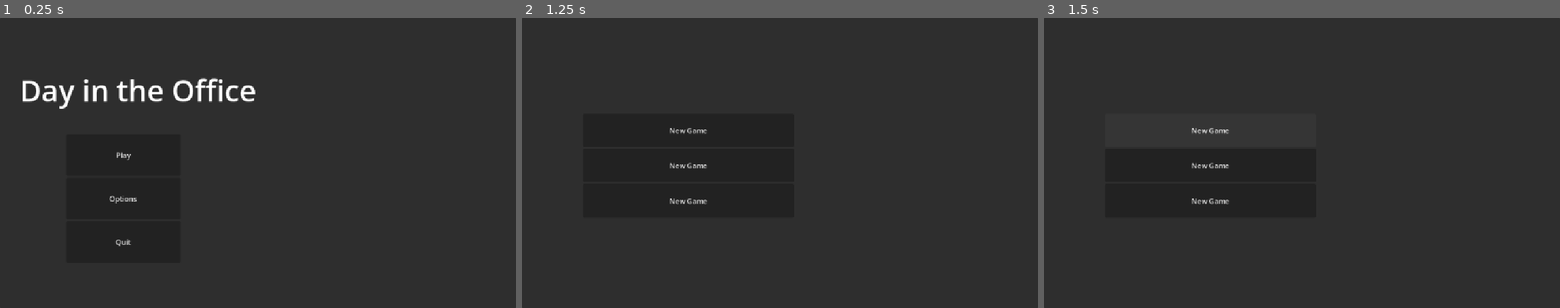
Above: before the commit, frames 1-3 (left to right).
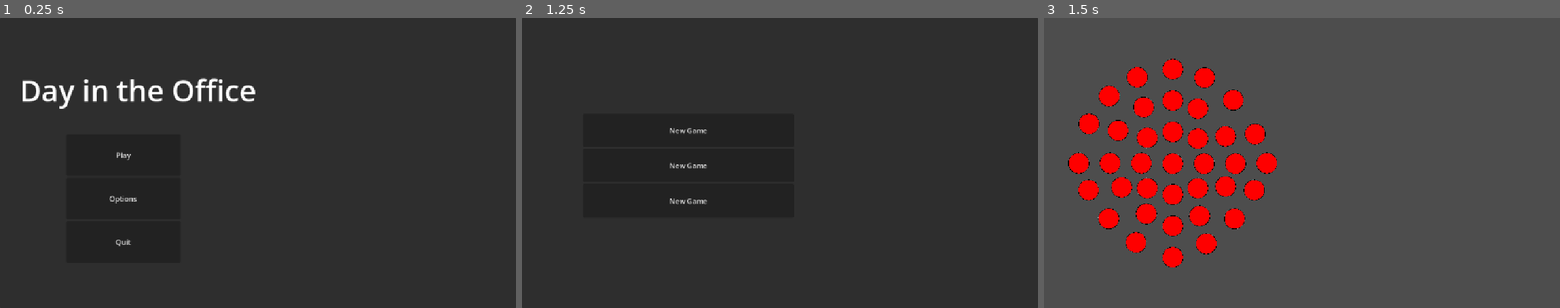
Above: after the commit, the same moments.

Repository: eneumont/spin-jam
Game: Godot game, scene res://Scenes/UI/TitleUI.tscn
The game is run twice, just before and just after one commit, with the same random seed, the same clock (stepped at 60 frames per second) and the same inputs.
Inputs:
- Up to frame 1 (0.25 s): no input
- Up to frame 2 (1.25 s): click "Play" at 0.5 s
- Up to frame 3 (1.5 s): click "New Game" at 1.25 s

Frames 1-2 are identical in both runs. In frame 3, 97% of the frame differs, in the area x 0-100%, y 0-100%.

Commit message:
confrim menu for save slots and maybe more

Diff:
--- a/Scenes/UI/TitleUI.tscn
+++ b/Scenes/UI/TitleUI.tscn
@@ -254,3 +254,12 @@
 [connection signal="button_up" from="TitlePanel/TitleBtns/PlayBtn" to="." method="play_click"]
 [connection signal="button_up" from="TitlePanel/TitleBtns/OptionsBtn" to="." method="options_click"]
 [connection signal="button_up" from="TitlePanel/TitleBtns/QuitBtn" to="." method="quit_click"]
+[connection signal="button_up" from="SavePanel/SavesList/SaveBtn1" to="SavePanel/SavesList/SaveBtn1" method="play"]
+[connection signal="button_up" from="SavePanel/SavesList/SaveBtn1/HBox/CopyBtn" to="SavePanel/SavesList/SaveBtn1" method="copy"]
+[connection signal="button_up" from="SavePanel/SavesList/SaveBtn1/HBox/DeletBtn" to="SavePanel/SavesList/SaveBtn1" method="delete"]
+[connection signal="button_up" from="SavePanel/SavesList/SaveBtn2" to="SavePanel/SavesList/SaveBtn2" method="play"]
+[connection signal="button_up" from="SavePanel/SavesList/SaveBtn2/HBox/CopyBtn" to="SavePanel/SavesList/SaveBtn2" method="copy"]
+[connection signal="button_up" from="SavePanel/SavesList/SaveBtn2/HBox/DeletBtn" to="SavePanel/SavesList/SaveBtn2" method="delete"]
+[connection signal="button_up" from="SavePanel/SavesList/SaveBtn3" to="SavePanel/SavesList/SaveBtn3" method="play"]
+[connection signal="button_up" from="SavePanel/SavesList/SaveBtn3/HBox/CopyBtn" to="SavePanel/SavesList/SaveBtn3" method="copy"]
+[connection signal="button_up" from="SavePanel/SavesList/SaveBtn3/HBox/DeletBtn" to="SavePanel/SavesList/SaveBtn3" method="delete"]
--- a/Scripts/SaveSlot.gd
+++ b/Scripts/SaveSlot.gd
@@ -15,10 +15,10 @@
 
 func play():
 	if PlayerData.copy:
-		#if await confirm():
-			#SaveManager.save_game(slot, SaveManager.load_game(PlayerData.cur_slot))
-			#empty = false
-			#design()
+		if await confirm():
+			SaveManager.save_game(slot, SaveManager.load_game(PlayerData.cur_slot))
+			empty = false
+			design()
 		PlayerData.copy = !PlayerData.copy
 		return
 
@@ -27,15 +27,24 @@
 	get_tree().change_scene_to_file("res://Scenes/Levels/TestLv.tscn")
 
 ##work on this
-func confirm(yesFunc: Callable, noFunc: Callable) -> bool:
+func confirm():
+	var affirm := false
+	var yesclick = func():
+		affirm = true
+
+	var noclick = func():
+		affirm = false
+
 	confirm_menu.visible = true
-	confirm_menu.get_node("yesBtn").connect("button_up", yesFunc)
-	confirm_menu.get_node("noBtn").connect("button_up", noFunc)
+	confirm_menu.get_node("yesBtn").connect("button_up", yesclick)
+	confirm_menu.get_node("noBtn").connect("button_up", noclick)
 	get_tree().paused = true
+
+	#TODO -> dont eecute next step til either button is pressed
 
 	confirm_menu.visible = false
 	get_tree().paused = false
-	return true
+	return affirm
 
 func copy():
 	PlayerData.copy = !PlayerData.copy
@@ -44,7 +53,7 @@
 func delete():
 	if PlayerData.copy: return
 
-	#if await confirm():
-		#SaveManager.delete_save(slot)
-		#empty = true
-		#design()
+	if await confirm():
+		SaveManager.delete_save(slot)
+		empty = true
+		design()
